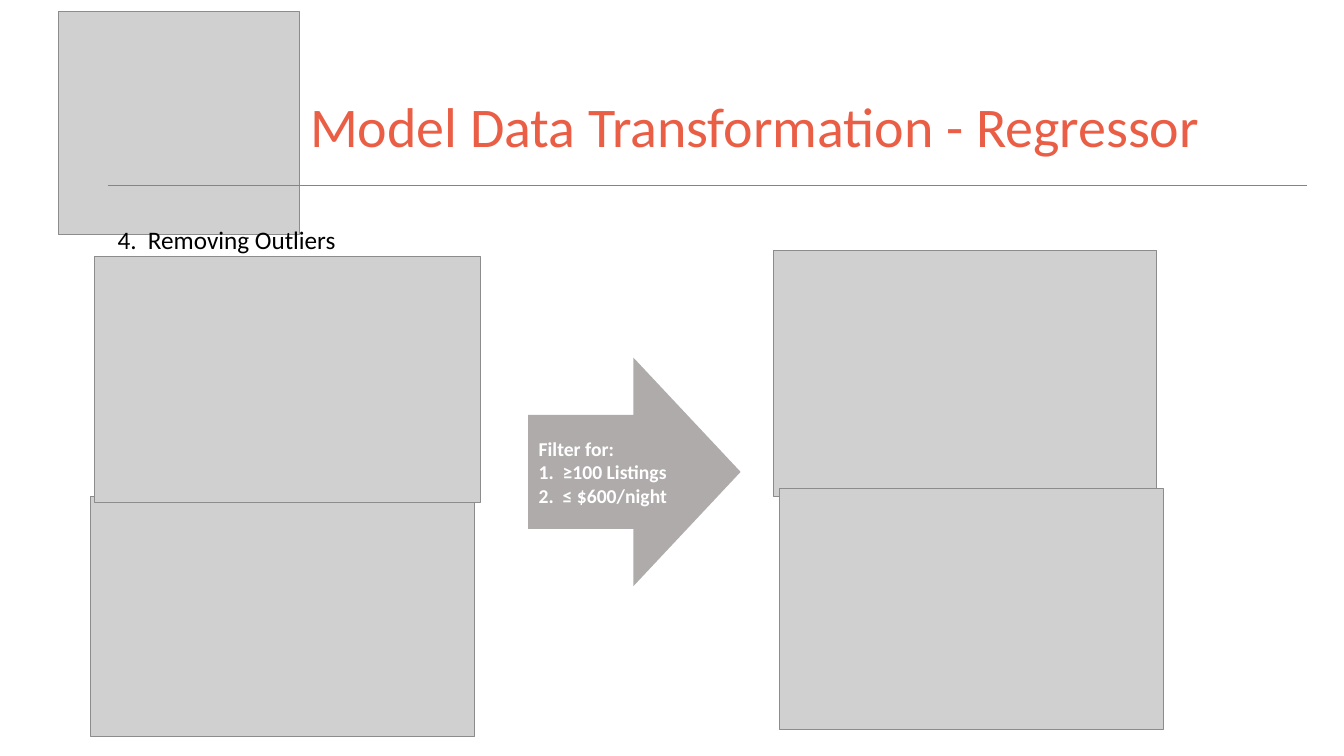
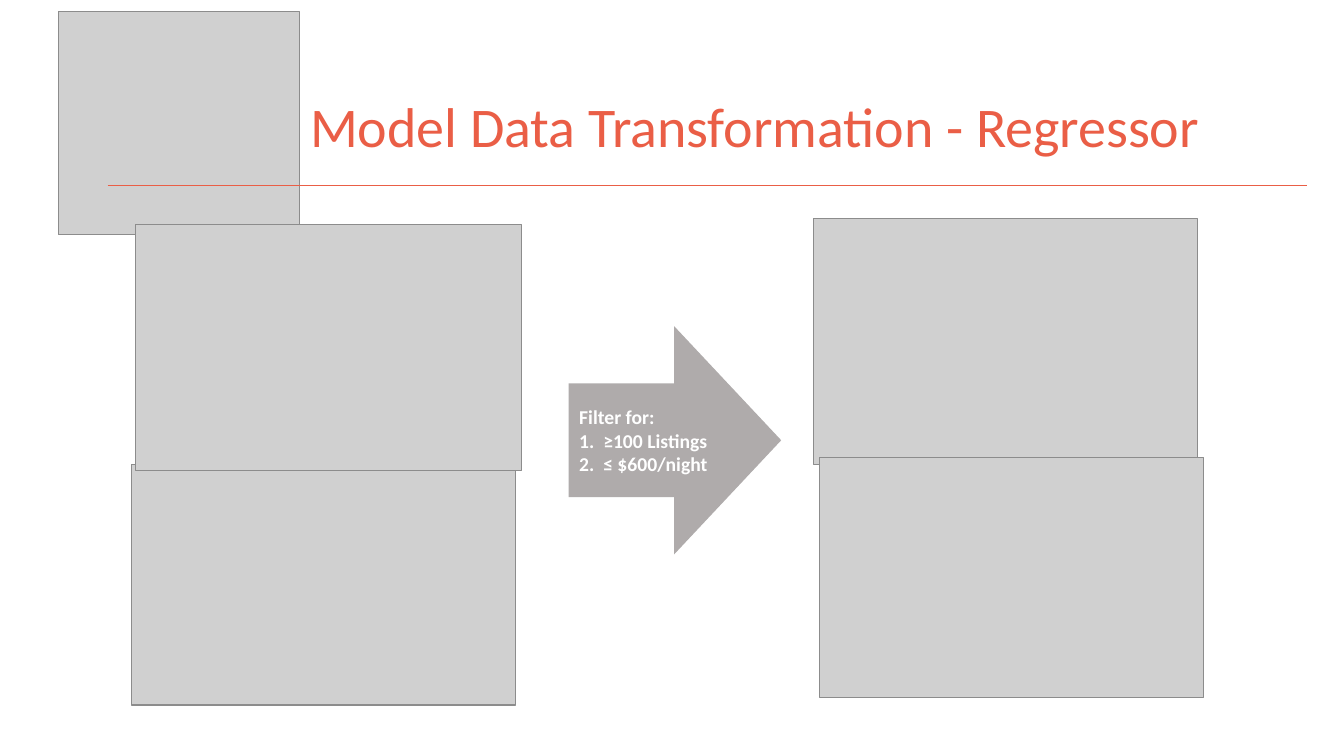
Before and after one commit to kman4/AirbnbPredictions, a slide deck: slide 9 of Airbnb Price Predictions (Model).pptx (slide 10 before the commit). Drawn at 1344x756 pixels with LibreOffice and Linux fonts; fonts in the diff are those of the drawing; grey boxes stand for pictures. Boxes give left, top, right and bottom in pixels: in the first picture for what was removed or moved away, otherwise in the second. Text is boxed around its words. In the diff, an @@ line names an element or a change of style, - is before the commit and + after.

```diff
--- a/Airbnb Price Predictions (Model).pptx
+++ b/Airbnb Price Predictions (Model).pptx
@@ text removed at (118, 228, 336, 255) @@
-4. Removing Outliers
@@ 4 pictures, 1 right arrow: place and size @@
-4 pictures, 1 right arrow at (91, 250, 1164, 736)
+4 pictures, 1 right arrow at (131, 219, 1204, 705)
```
Also in this commit, not shown: 3 other slides changed.
